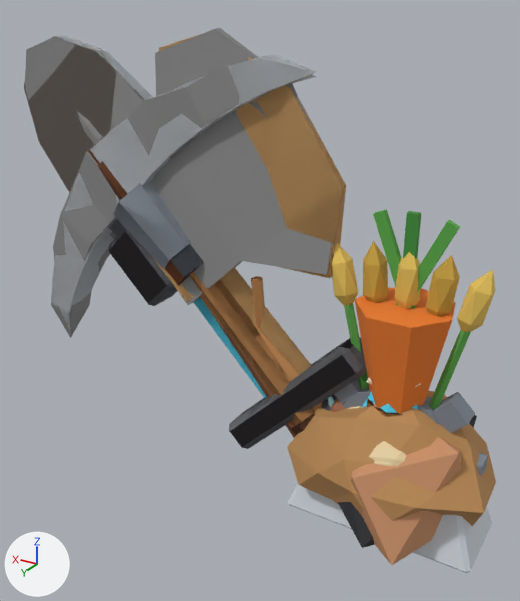
One commit to the FBX model art/export/Items.fbx: the scene before it, then after it.
Both versions are drawn from a 50 mm camera at (-1.24, 3.71, 3.18) aimed at (1.01, -0.04, 1.3). The axes (+X, +Y, +Z) are drawn at lower left. The lights are the same throughout. The first picture is the older version.

Before the edit, the objects in view are built like this:
```python
me_ironpickaxe = bpy.data.meshes.new('IronPickaxe')
me_ironpickaxe.from_pydata(...)  # 126 vertices, 99 faces; spans x -0.12..2.84, y -0.2..0.2, z -0.12..2.84
me_ironpickaxe.materials.append(mat_palette)  # picture img_palette_png
me_stonesword = bpy.data.meshes.new('StoneSword')
me_stonesword.from_pydata(...)  # 65 vertices, 69 faces; spans x -0.15..2.72, y -0.17..0.17, z -0.12..2.74
me_stonesword.materials.append(mat_palette)  # picture img_palette_png
me_woodenaxe = bpy.data.meshes.new('WoodenAxe')
me_woodenaxe.from_pydata(...)  # 122 vertices, 99 faces; spans x -0.12..2.33, y -0.19..0.19, z -0.12..2.97
me_woodenaxe.materials.append(mat_palette)  # picture img_palette_png
ob_ironpickaxe = bpy.data.objects.new('IronPickaxe', me_ironpickaxe)
ob_ironpickaxe.location = (0.0, 0.0, 0.0)
ob_stonesword = bpy.data.objects.new('StoneSword', me_stonesword)
ob_stonesword.location = (0.0, 0.0, 0.0)
ob_woodenaxe = bpy.data.objects.new('WoodenAxe', me_woodenaxe)
ob_woodenaxe.location = (0.0, 0.0, 0.0)
# also in view: 'IronShovel' at (1.39, 0.0, 1.39); 'CrystalSword' at (1.29, 0.0, 1.3); 'Coal' at (0.1, 0.0, 0.42); 'IronIngot' at (0.0, 0.0, 0.18); 'StoneShovel' at (1.39, 0.0, 1.39)
```
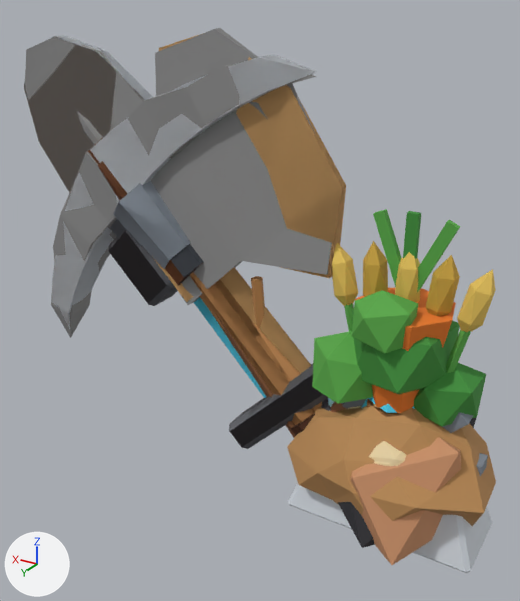
What differs and where, as boxes (x1, y1, x2, y2) in the pictures (520 x 601 px):
'Sapling', added (green): after (312, 290, 486, 427)
'Scrap', unchanged, covered by the edit: before (334, 379, 488, 476); after (341, 399, 488, 476)

What changed in the scene script:
```text
Add me_sapling:
    me_sapling.from_pydata(...)  # 86 vertices, 105 faces; spans x -0.47..0.57, y -0.32..0.35, z 0.0..1.65
    me_sapling.materials.append(mat_palette)  # picture img_palette_png
Add ob_sapling:
    ob_sapling = bpy.data.objects.new('Sapling', me_sapling)
    ob_sapling.location = (0.0, 0.0, 0.0)
```
